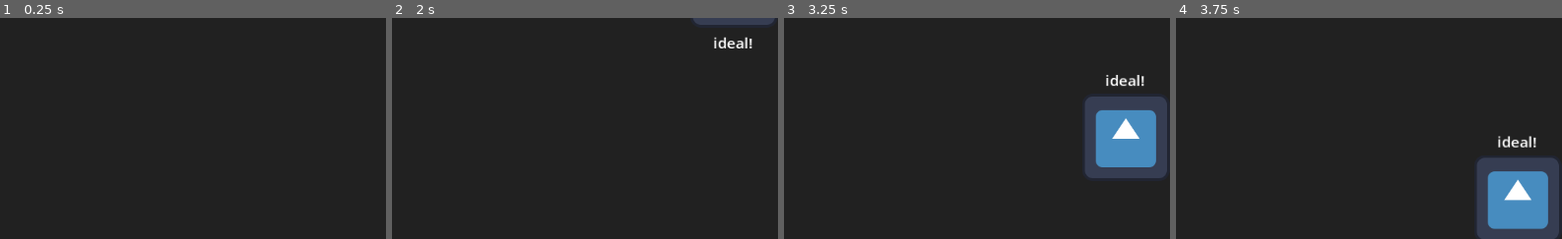
Above: before the commit, frames 1-4 (left to right).
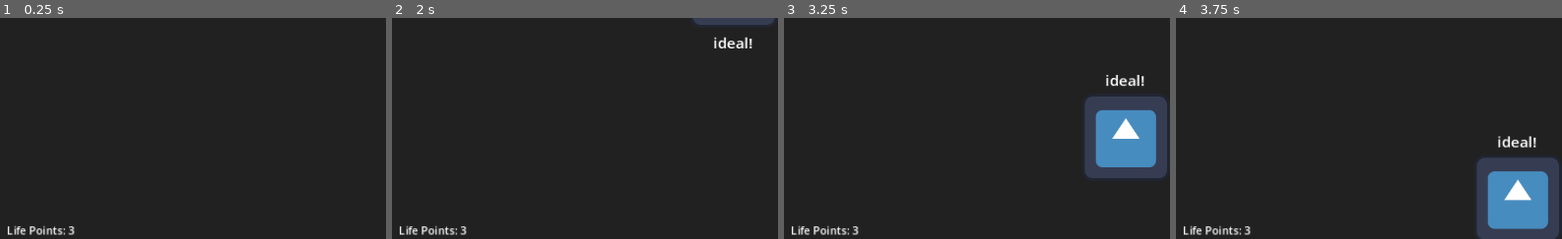
Above: after the commit, the same moments.

Repository: cx-yang/AcerolaJam-XavierYang
Game: Godot game, scene res://main/main.tscn
The game is run twice, just before and just after one commit, with the same random seed, the same clock (stepped at 60 frames per second) and the same inputs. The engine's default icon, where the game draws it, is replaced by a stand-in: a white triangle on a blue panel in a dark square.
Inputs:
- Up to frame 1 (0.25 s): no input
- Up to frame 2 (2 s): tap Enter at 0.5 s
- Up to frame 3 (3.25 s): no input
- Up to frame 4 (3.75 s): no input
The pictures show only the part of the screen within x 21-71%, y 50-100%; the shares and areas given below are measured in that part.

The runs differ from the first frame. In frame 1, 0.4% of the frame differs, in the area x 2-20%, y 93-99%; in frame 2, 0.4%; in frame 3, 0.4%; in frame 4, 0.4%.

Commit message:
New enemy type: Salamander. Salamanders currently spawn when difficulty % 2 == 0. When player successfully spells: salamander, all enemies aredeleted and score is increased by the length of all deleted enemies.

Diff:
--- a/Prompt_List.gd
+++ b/Prompt_List.gd
@@ -49,3 +49,6 @@
 	var special_character = special_characters[special_index]
 
 	return word + special_character
+
+func get_salamander_prompt() -> String:
+	return "salamander"
--- /dev/null
+++ b/enemy/salamander_enemy.gd
@@ -0,0 +1,16 @@
+extends enemy_base
+
+func _ready():
+	SignalManager.difficulty_increased.connect(handle_difficulty_increase)
+	SignalManager.move_prompt_position.connect(move_prompt_position)
+	set_salamander_prompt()
+
+func _physics_process(delta: float) -> void:
+	if !is_on_screen:
+		global_position.y += initial_speed
+	else:
+		global_position.y += speed
+
+func set_salamander_prompt() -> void:
+	prompt_text = PromptList.get_salamander_prompt()
+	prompt.parse_bbcode(set_center_tags(prompt_text))
--- /dev/null
+++ b/enemy/salamander_enemy.tscn
@@ -0,0 +1,8 @@
+[gd_scene load_steps=3 format=3 uid="uid://buhnielms1bl7"]
+
+[ext_resource type="PackedScene" uid="uid://dm5te3i0gg2l3" path="res://enemy/enemy_base.tscn" id="1_xuqtm"]
+[ext_resource type="Script" path="res://enemy/salamander_enemy.gd" id="2_e386m"]
+
+[node name="Salamander_enemy" instance=ExtResource("1_xuqtm")]
+script = ExtResource("2_e386m")
+speed = 0.2
--- a/main/main.gd
+++ b/main/main.gd
@@ -15,9 +15,11 @@
 
 var difficulty: int = 0
 var score: int = 0
+var life_points: int = 3
 
 var enemy = preload("res://enemy/enemy_base.tscn")
 var easy_happy_enemy = preload("res://enemy/easy_happy_enemy.tscn")
+var salamander = preload("res://enemy/salamander_enemy.tscn")
 
 func _ready() -> void:
 	SignalManager.start_game.connect(start_game)
@@ -42,6 +44,16 @@
 				current_letter_index += 1
 				active_enemy.set_next_character(current_letter_index)
 				if current_letter_index == prompt.length():
+					if prompt == "salamander":
+						for enemy in enemy_container.get_children():
+							score += enemy.get_prompt().length() * 80
+							enemy.queue_free()
+						SignalManager.current_score.emit(score)
+						current_letter_index = -1
+						active_enemy.queue_free()
+						active_enemy = null
+						return
+
 					print("done")
 					score = prompt.length() * 120
 					SignalManager.current_score.emit(score)
@@ -76,12 +88,23 @@
 	enemy_container.add_child(enemy_instance)
 	enemy_instance.set_difficulty(difficulty)
 
+func spawn_salamander() -> void:
+	var enemy_instance = salamander.instantiate()
+	var spawns = spawn_container.get_children()
+	var index = randi() % spawns.size()
+
+	enemy_instance.global_position = spawns[index].global_position
+	enemy_container.add_child(enemy_instance)
+	enemy_instance.set_difficulty(difficulty)
 
 func _on_difficulty_timer_timeout():
 	if difficulty >= 20:
 		difficulty_timer.stop()
 		difficulty = 20
 		return
+
+	if difficulty % 2 == 0:
+		spawn_salamander()
 
 	difficulty += 1
 	SignalManager.difficulty_increased.emit(difficulty)
@@ -94,6 +117,7 @@
 	current_letter_index = -1
 	difficulty = 0
 	score = 0
+	life_points = 3
 
 	randomize()
 	spawn_enemy()
@@ -109,11 +133,21 @@
 	for enemy in enemy_container.get_children():
 		enemy.queue_free()
 
+#when the enemy gets off screen
+func _on_area_2d_body_entered(body):
+	life_points -= 1
+	menu_ui.set_life_points(life_points)
+	print(life_points)
+	if active_enemy != null:
+		if active_enemy.get_prompt() == body.get_prompt():
+			active_enemy.queue_free()
+			active_enemy = null
+	else:
+		body.queue_free()
 
-func _on_area_2d_body_entered(body):
-	game_over()
-	menu_ui.game_over()
-
+	if life_points <= 0:
+		game_over()
+		menu_ui.game_over()
 
 func _on_prompt_move_area_body_entered(body):
 	body.move_prompt_position()
--- a/ui/menu_ui.gd
+++ b/ui/menu_ui.gd
@@ -2,10 +2,12 @@
 
 @onready var gomc = $GOMC
 @onready var score_label = $VBoxContainer/HB/ScoreLabel
-@onready var difficultty_label = $VBoxContainer/HB/DifficulttyLabel
+@onready var difficulty_label = $VBoxContainer/HB/DifficultyLabel
+@onready var life_point_label = $VBoxContainer/HB/LifePointLabel
 
 var score: int = 0
 var difficulty: int = 0
+var life_points: int = 3
 
 # Called when the node enters the scene tree for the first time.
 func _ready():
@@ -26,7 +28,6 @@
 func game_over() -> void:
 	gomc.show()
 
-
 #need to get score and difficulty through signals
 func get_current_score(current_score: int) -> void:
 	score += current_score
@@ -34,4 +35,8 @@
 
 func get_current_difficulty(current_difficulty: int) -> void:
 	difficulty = current_difficulty
-	difficultty_label.text = "Difficulty Level: " + str(difficulty)
+	difficulty_label.text = "Difficulty Level: " + str(difficulty)
+
+func set_life_points(current_life_points: int) -> void:
+	life_points = current_life_points
+	life_point_label.text = "Life Points: " + str(life_points)
--- a/ui/menu_ui.tscn
+++ b/ui/menu_ui.tscn
@@ -24,7 +24,7 @@
 layout_mode = 2
 theme_override_constants/separation = 50
 
-[node name="DifficulttyLabel" type="Label" parent="VBoxContainer/HB"]
+[node name="DifficultyLabel" type="Label" parent="VBoxContainer/HB"]
 layout_mode = 2
 text = "Difficulty: 0"
 horizontal_alignment = 1
@@ -33,6 +33,12 @@
 [node name="ScoreLabel" type="Label" parent="VBoxContainer/HB"]
 layout_mode = 2
 text = "Score: 0"
+horizontal_alignment = 1
+vertical_alignment = 1
+
+[node name="LifePointLabel" type="Label" parent="VBoxContainer/HB"]
+layout_mode = 2
+text = "Life Points: 3"
 horizontal_alignment = 1
 vertical_alignment = 1
 
